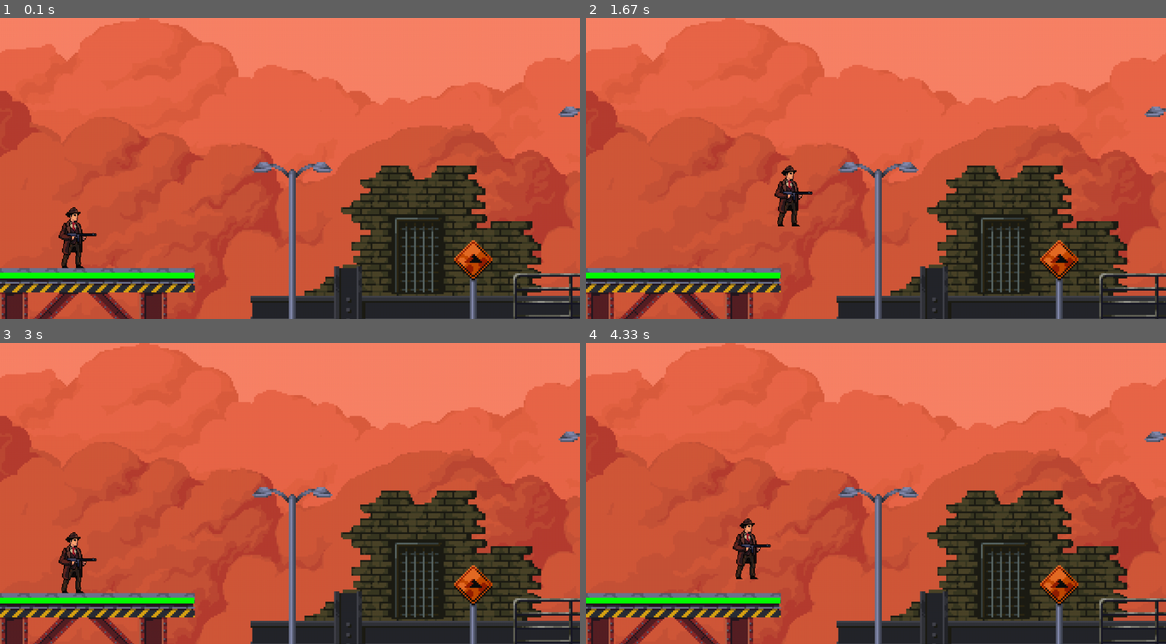
Above: before the commit, frames 1-4 (two rows, left to right).
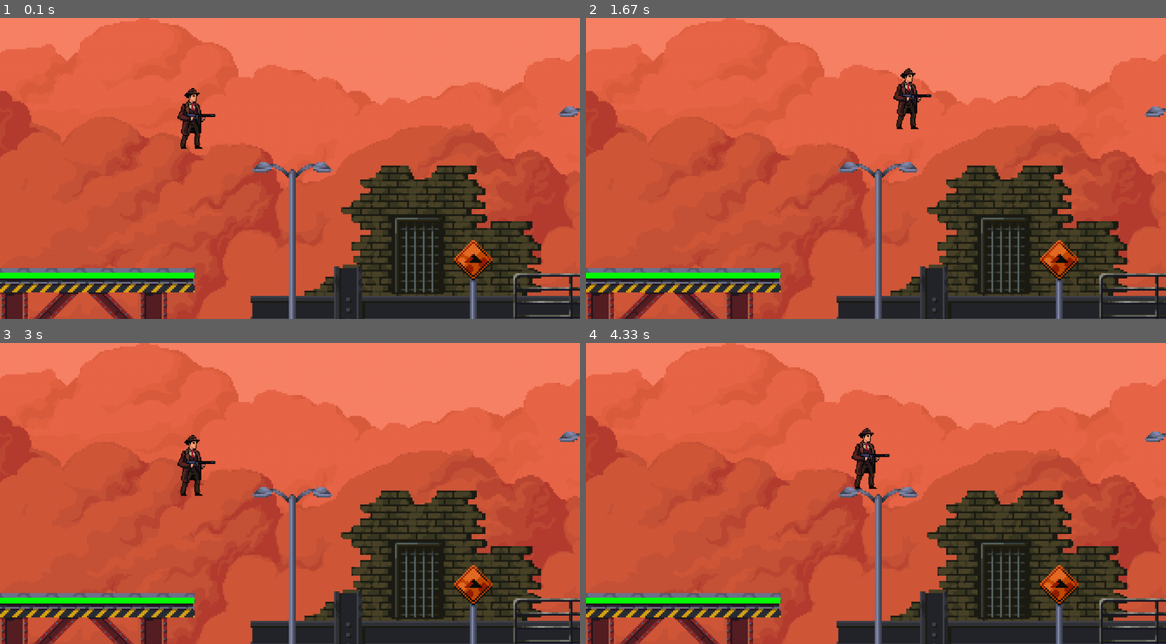
Above: after the commit, the same moments.

Repository: lucas-agnoletto/PyGame
Game: pygame game, started from jogo.py
Two runs of this game, one before a commit and one after it. Both use one fixed random seed, a clock stepped at 60 frames per second and the inputs below.
Inputs (mouse positions are in pixels of both pictures, inside the frame that each line leads up to):
- Up to frame 1 (0.1 s): no input
- Up to frame 2 (1.67 s): hold D 0.33-0.8 s; move the mouse to (852, 180) at 0.37 s; hold W 0.83-1.13 s; hold D 1.17-1.63 s
- Up to frame 3 (3 s): hold A 1.67-2.2 s; hold S 2.23-2.53 s; hold A 2.57-2.97 s
- Up to frame 4 (4.33 s): hold W 3-3.37 s; hold D 3.4-4.03 s; hold S from 4.07 s (still down)

The runs differ from the first frame. In frame 1, 1.2% of the frame differs, in the area x 10-38%, y 23-84%; in frame 2, 1.2%; in frame 3, 1.2%; in frame 4, 1.2%, in the area x 25-53%, y 28-79%.

Commit message:
classes add

Diff:
--- a/assets.py
+++ b/assets.py
@@ -1,7 +1,28 @@
 import pygame
-from sprites import load_spritesheet
 
 
+
+def load_spritesheet(spritesheet, rows, columns):
+    # Calcula a largura e altura de cada sprite.
+    sprite_width = spritesheet.get_width() // columns
+    sprite_height = spritesheet.get_height() // rows
+
+    # Percorre todos os sprites adicionando em uma lista.
+    sprites = []
+    for row in range(rows):
+        for column in range(columns):
+            # Calcula posição do sprite atual
+            x = column * sprite_width
+            y = row * sprite_height
+            # Define o retângulo que contém o sprite atual
+            dest_rect = pygame.Rect(x, y, sprite_width, sprite_height)
+
+            # Cria uma imagem vazia do tamanho do sprite
+            image = pygame.Surface((sprite_width, sprite_height), pygame.SRCALPHA)
+            # Copia o sprite atual (do spritesheet) na imagem
+            image.blit(spritesheet, (0, 0), dest_rect)
+            sprites.append(image)
+    return sprites
 def load_assets():
     assets = {}
 
@@ -13,7 +34,7 @@
     nova_altura = int(personagem.get_height() * escala)
     assets['personagem'] = pygame.transform.scale(personagem, (nova_largura, nova_altura))
 
-    fundo = pygame.image.load('assets/img/mockup.png').convert_alpha()
+    fundo = pygame.image.load('assets/img/fundo.png').convert_alpha()
     fundo_larg = int(fundo.get_width()*3)
     fundo_alt = int(fundo.get_height()*3)
 
--- a/config.py
+++ b/config.py
@@ -1,3 +1,8 @@
+import pygame
+
+
+pygame.init()
+
 
 LARG = 1000
 ALT = 520
--- a/jogo.py
+++ b/jogo.py
@@ -1,6 +1,7 @@
 import pygame
 from assets import load_assets
 from config import FPS, ALT, LARG
+
 pygame.init()
 
 
@@ -13,62 +14,100 @@
 # carregar assets
 assets = load_assets()
 
-player_rect = assets['personagem'].get_rect()
+class Player(pygame.sprite.Sprite):
+    def __init__(self,assets):
+        pygame.sprite.Sprite.__init__(self)
+
+        self.image = assets['personagem']
+        self.mask = pygame.mask.from_surface(self.image)
+        self.rect = pygame.Rect(0, 0, 1, 1)
+
+
+        self.rect.centerx = 240
+        self.rect.bottom = 35
+        self.speedx = 0
+        self.speedy = 0
+        self.assets = assets
+
+    def update(self):
+
+        self.rect.x += self.speedx
+        self.rect.y += self.speedy
+
+        if self.rect.right > larg_fundo :
+            self.rect.right = larg_fundo
+        if self.rect.left < 0:
+            self.rect.left = 0
+        if self.rect.top < 0:
+            self.rect.top = 0
+        if self.rect.bottom > alt_fundo - self.rect.height:
+            self.rect.bottom = alt_fundo - self.rect.height
+
+player = Player(assets)
+
+
+
+
 larg_fundo = assets['fundo'].get_width()
 alt_fundo = assets['fundo'].get_height()
 
 game = True
 camera_x = 0
 camera_y = 0
-p_speedx = 0
-p_speedy = 0
-player_x = 35
-player_y = 240
+player.speedx = 0
+player.speedy = 0
+
 while game:
     for event in pygame.event.get():
         if event.type == pygame.QUIT:
             game = False
-        if event.type == pygame.MOUSEMOTION:
-            print(event)
+
         if event.type == pygame.KEYDOWN:
             # Dependendo da tecla, altera a velocidade.
             if event.key == pygame.K_d:
-                p_speedx += 4
+                player.speedx += 4
             if event.key == pygame.K_a:
-                p_speedx -= 4
+                player.speedx -= 4
             if event.key == pygame.K_w:
-                p_speedy -= 4
+                player.speedy -= 4
             if event.key == pygame.K_s:
-                p_speedy += 4
+                player.speedy += 4
         # Verifica se soltou alguma tecla.
         if event.type == pygame.KEYUP:
             # Dependendo da tecla, altera a velocidade.
             if event.key == pygame.K_d:
-                p_speedx -= 4
+                player.speedx -= 4
             if event.key == pygame.K_a:
-                p_speedx += 4
+                player.speedx += 4
             if event.key == pygame.K_w:
-                p_speedy += 4
+                player.speedy += 4
             if event.key == pygame.K_s:
-                p_speedy -= 4
+                player.speedy -= 4
 
-    player_x += p_speedx
-    player_y += p_speedy
+    camera_x = player.rect.centerx - LARG // 2
+    camera_y = player.rect.centery - ALT // 2
 
-    camera_x = player_x - LARG // 2
-    camera_y = player_y - ALT // 2
+
+
 
     camera_x = max(0, min(camera_x, larg_fundo - LARG)) # limita a camera
     camera_y = max(0, min(camera_y, alt_fundo - ALT))
 
+
+
+
     window.fill((255, 255, 255))
     window.blit(assets['fundo'],(-camera_x,-camera_y)) # atualiza o fundo
-    window.blit(assets['personagem'], (player_x - camera_x, player_y - camera_y)) # atualiza o jogador
+    window.blit(assets['personagem'], (player.rect.x - camera_x, player.rect.y - camera_y)) # atualiza o jogador
+    player.update()
+
     for bloco in blocos_horizont:
         pygame.draw.rect(window, (0, 255, 0), bloco.move(-camera_x,-camera_y))
     for bloco in blocos_vert:
         pygame.draw.rect(window, (0, 255, 0), bloco.move(-camera_x,-camera_y))
 
+
+
     pygame.display.flip()  # Atualiza a tela
     pygame.time.Clock().tick(FPS)
 
--- a/sprites.py
+++ b/sprites.py
@@ -1,23 +1,35 @@
 import pygame
 from config import  LARG, ALT
-def load_spritesheet(spritesheet, rows, columns):
-    # Calcula a largura e altura de cada sprite.
-    sprite_width = spritesheet.get_width() // columns
-    sprite_height = spritesheet.get_height() // rows
+from assets import load_assets
 
-    # Percorre todos os sprites adicionando em uma lista.
-    sprites = []
-    for row in range(rows):
-        for column in range(columns):
-            # Calcula posição do sprite atual
-            x = column * sprite_width
-            y = row * sprite_height
-            # Define o retângulo que contém o sprite atual
-            dest_rect = pygame.Rect(x, y, sprite_width, sprite_height)
 
-            # Cria uma imagem vazia do tamanho do sprite
-            image = pygame.Surface((sprite_width, sprite_height), pygame.SRCALPHA)
-            # Copia o sprite atual (do spritesheet) na imagem
-            image.blit(spritesheet, (0, 0), dest_rect)
-            sprites.append(image)
-    return sprites
+
+
+
+
+class Player(pygame.sprite.Sprite):
+    def __init__(self,assets):
+        pygame.sprite.Sprite.__init__(self)
+
+        self.image = assets['personagem']
+        self.mask = pygame.mask.from_surface(self.image)
+        self.rect = self.image.get_rect()
+        self.rect.centerx = 240
+        self.rect.bottom = 35
+        self.speedx = 0
+        self.speedy = 0
+        self.assets = assets
+
+    def update(self):
+
+        self.rect.x += self.speedx
+        self.rect.y += self.speedy
+
+        if self.rect.right > LARG:
+            self.rect.right = LARG
+        if self.rect.left < 0:
+            self.rect.left = 0
+        if self.rect.top > 0:
+            self.rect.top = 0
+        if self. rect.bottom > ALT:
+            self.rect.bottom = ALT
--- a/teste.py
+++ /dev/null
@@ -1,95 +0,0 @@
-import pygame
-from assets import load_assets
-from config import FPS, ALT, LARG
-
-pygame.init()
-
-window = pygame.display.set_mode((LARG, ALT))
-pygame.display.set_caption('Máfia 5')
-rect = pygame.Rect
-
-# Blocos para colisão
-blocos_horizont = [
-    rect(0, 440, 335, 10), rect(195, 590, 150, 10), rect(94, 729, 360, 10),
-    rect(445, 630, 430, 10), rect(880, 530, 210, 10), rect(1090, 630, 300, 10),
-    rect(1350, 530, 60, 10), rect(1405, 440, 350, 10), rect(1750, 490, 340, 10),
-    rect(2090, 630, 200, 10)
-]
-blocos_vert = [
-    rect(440, 650, 10, 100), rect(875, 530, 10, 100), rect(1090, 530, 10, 100),
-    rect(1350, 530, 10, 100), rect(1400, 445, 10, 100), rect(1750, 440, 10, 60),
-    rect(2090, 500, 10, 150), rect(2280, 630, 10, 200)
-]
-
-# Carregar assets
-assets = load_assets()
-
-# Cria um retângulo para o jogador
-player_rect = assets['personagem'].get_rect()
-player_rect.topleft = (35, 240)  # Posição inicial do jogador
-
-larg_fundo = assets['fundo'].get_width()
-alt_fundo = assets['fundo'].get_height()
-
-game = True
-camera_x = 0
-camera_y = 0
-player_speed = 4
-
-while game:
-    for event in pygame.event.get():
-        if event.type == pygame.QUIT:
-            game = False
-
-    keys = pygame.key.get_pressed()
-
-    p_speedx = (keys[pygame.K_d] - keys[pygame.K_a]) * player_speed
-    p_speedy = (keys[pygame.K_s] - keys[pygame.K_w]) * player_speed
-
-    # Salva a posição original do jogador
-    original_rect = player_rect.copy()
-
-    # Atualiza a posição do jogador na direção X
-    player_rect.x += p_speedx
-
-    # Verifica colisão após a movimentação na direção X
-    for bloco in blocos_horizont + blocos_vert:
-        if player_rect.colliderect(bloco):
-            if p_speedx > 0:  # Movendo para a direita
-                player_rect.right = bloco.left
-            elif p_speedx < 0:  # Movendo para a esquerda
-                player_rect.left = bloco.right
-
-    # Atualiza a posição do jogador na direção Y
-    player_rect.y += p_speedy + 5
-
-    # Verifica colisão após a movimentação na direção Y
-    for bloco in blocos_horizont + blocos_vert:
-        if player_rect.colliderect(bloco):
-            if p_speedy > 0:  # Movendo para baixo
-                player_rect.bottom = bloco.top
-            elif p_speedy < 0:  # Movendo para cima
-                player_rect.top = bloco.bottom
-
-    # Atualiza a posição da câmera
-    camera_x = player_rect.x - LARG // 2
-    camera_y = player_rect.y - ALT // 2
-
-    # Limita o movimento da câmera
-    camera_x = max(0, min(camera_x, larg_fundo - LARG))
-    camera_y = max(0, min(camera_y, alt_fundo - ALT))
-
-    window.fill((255, 255, 255))
-    window.blit(assets['fundo'], (-camera_x, -camera_y))  # Atualiza o fundo
-    window.blit(assets['personagem'], (player_rect.x - camera_x, player_rect.y - camera_y))  # Atualiza o jogador
-
-    # Desenha os blocos considerando a posição da câmera
-    for bloco in blocos_horizont:
-        pygame.draw.rect(window, (0, 255, 0), bloco.move(-camera_x, -camera_y))
-    for bloco in blocos_vert:
-        pygame.draw.rect(window, (0, 255, 0), bloco.move(-camera_x, -camera_y))
-
-    pygame.display.flip()  # Atualiza a tela
-    pygame.time.Clock().tick(FPS)
-
-pygame.quit()
Renamed: assets/img/mockup.png -> assets/img/fundo.png
Empty file removed: game_screen.py
Not shown, added: assets/som/762x39 Spray MP3.mp3
